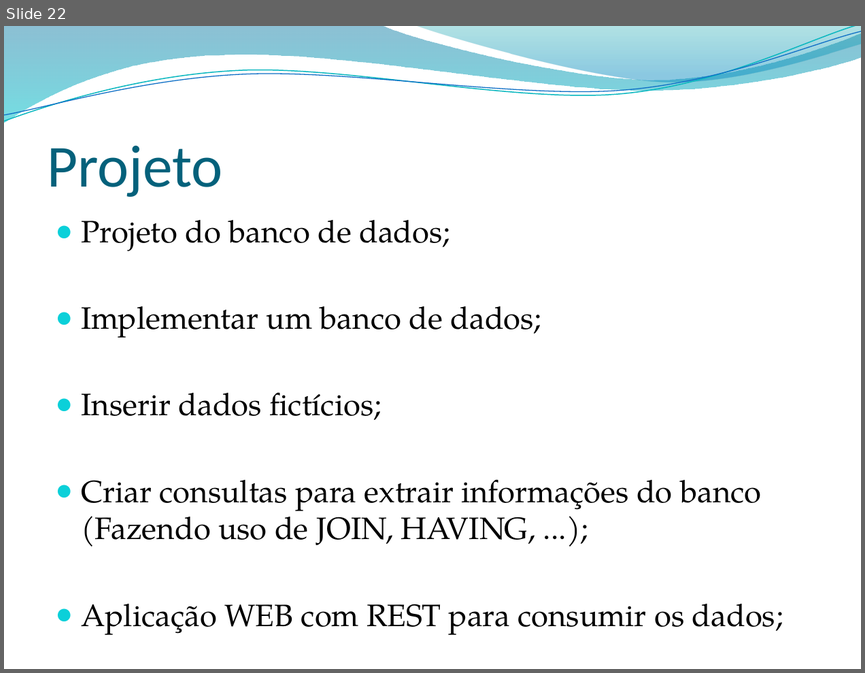
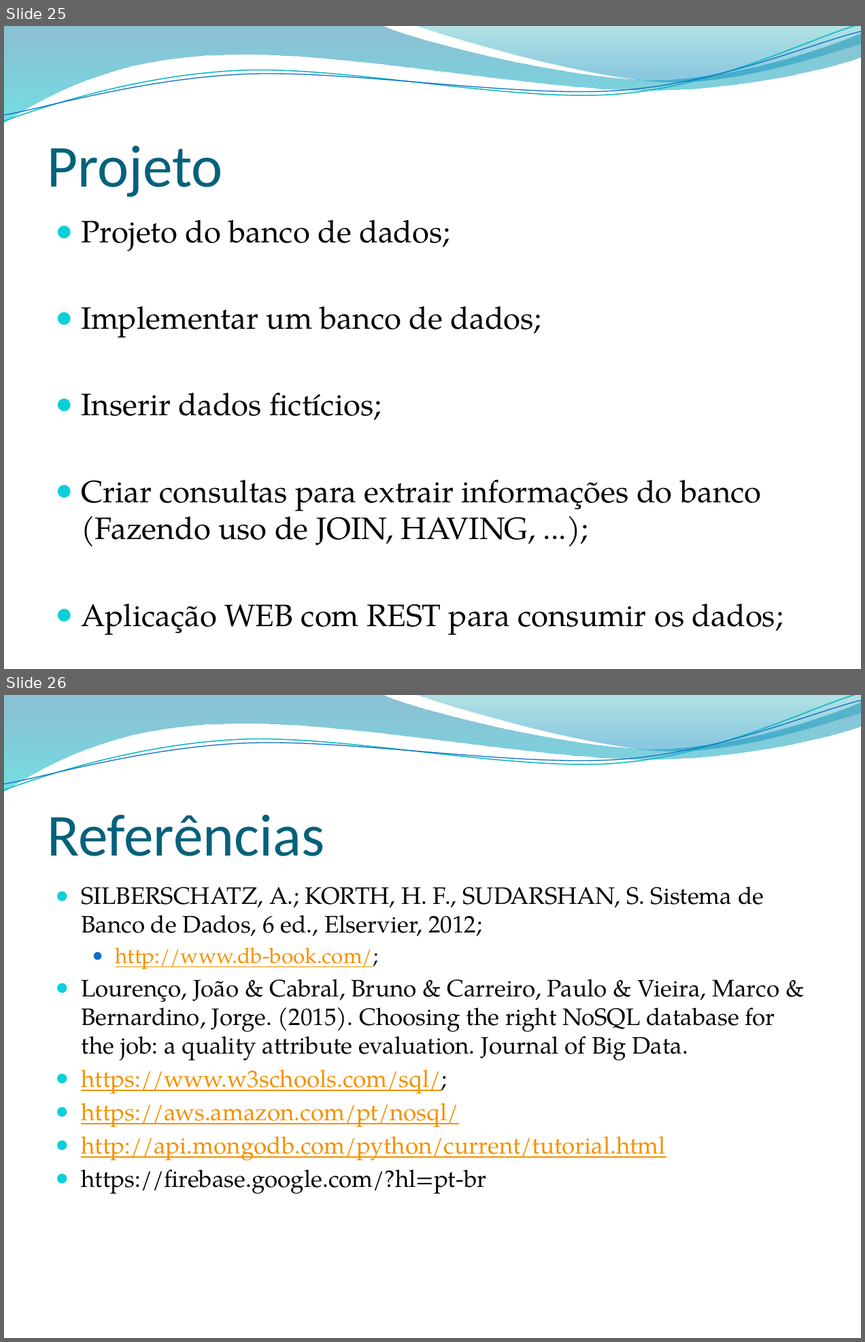
Before and after one commit to leonardopordeus/BD, a slide deck: Aula04.pptx. Shown one above the other, each under a label of ours: slide 22 before the commit, slides 25 and 26 after it. The pictures are 865x673 and 865x1342 pixels, drawn with LibreOffice and Linux fonts; fonts in the diff are those of the drawing; background and template pictures are left out. Boxes give left, top, right and bottom in pixels: in the first picture for what was removed or moved away, otherwise in the second. Text is boxed around its words. In the diff, an @@ line names an element or a change of style, - is before the commit and + after.

```diff
--- a/Aula04.pptx
+++ b/Aula04.pptx
@@ slide 26 added at [4, 695, 861, 1338], background picture (left out); not listed: 4 template elements that a slide beside it also shows @@
@@ title added at [47, 815, 325, 856], 50 pt, text #04617B @@
+Referências
@@ text added at [81, 886, 779, 1193], 20 pt, text #000000 @@
+● SILBERSCHATZ, A.; KORTH, H. F., SUDARSHAN, S. Sistema de Banco de Dados, 6 ed., Elservier, 2012;
+  ● http://www.db-book.com/;
+● Lourenço, João & Cabral, Bruno & Carreiro, Paulo & Vieira, Marco & Bernardino, Jorge. (2015). Choosing the right NoSQL database for the job: a quality attribute evaluation. Journal of Big Data.
+● https://www.w3schools.com/sql/;
+● https://aws.amazon.com/pt/nosql/
+● http://api.mongodb.com/python/current/tutorial.html
+● https://firebase.google.com/?hl=pt-br
@@ what was slide 22 is now slide 25 @@
```
Also in this commit, not shown: 1 slide changed, 3 other slides added, 1 other file.
